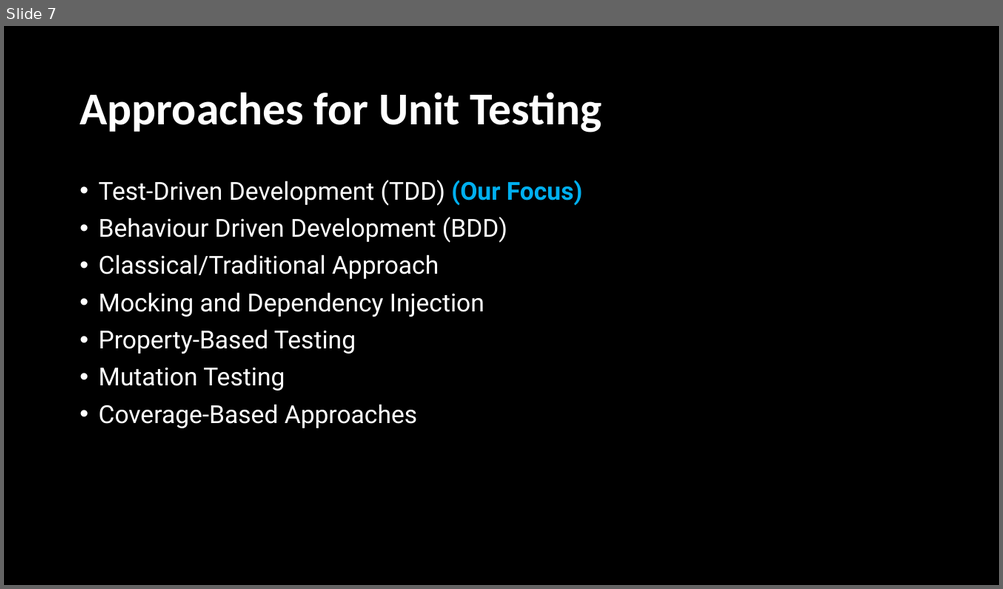
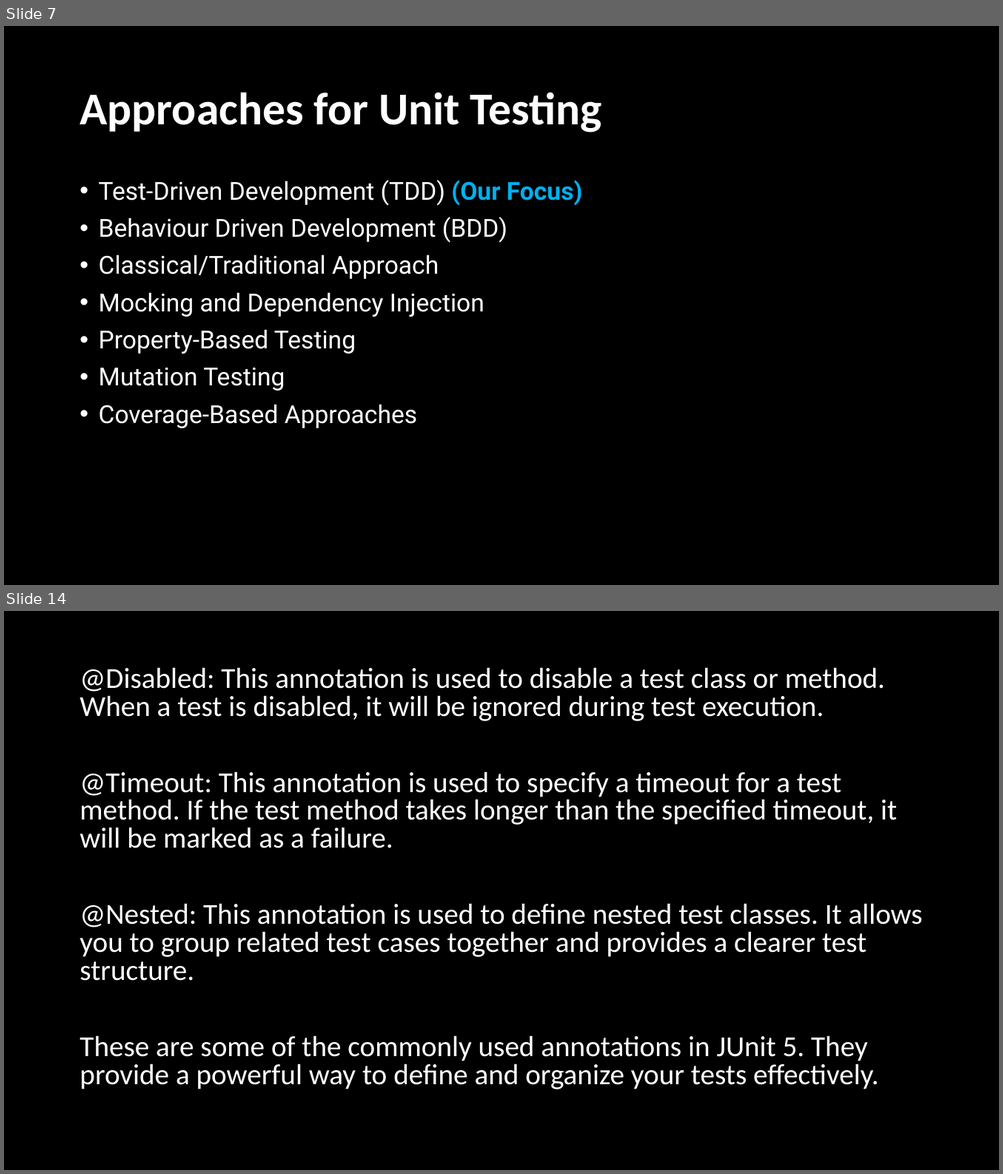
Before and after one commit to cdrHimavanth/Presentations, a slide deck: TDD WITH Junit 5 (23-6-2023)/TDD with Junit 5.pptx. Shown one above the other, each under a label of ours: slide 7 before the commit, slides 7 and 14 after it; the slides between them are not shown. The pictures are 1003x589 and 1003x1174 pixels, drawn with LibreOffice and Linux fonts; fonts in the diff are those of the drawing. Boxes give left, top, right and bottom in pixels: in the first picture for what was removed or moved away, otherwise in the second. Text is boxed around its words. In the diff, an @@ line names an element or a change of style, - is before the commit and + after.

```diff
--- a/TDD WITH Junit 5 (23-6-2023)/TDD with Junit 5.pptx
+++ b/TDD WITH Junit 5 (23-6-2023)/TDD with Junit 5.pptx
@@ slide 14 added at (x1=4, y1=611, x2=999, y2=1170), background #000000 @@
@@ text added at (x1=79, y1=667, x2=922, y2=1090), 28 pt, text #FFFFFF @@
+@Disabled: This annotation is used to disable a test class or method. When a test is disabled, it will be ignored during test execution.
+@Timeout: This annotation is used to specify a timeout for a test method. If the test method takes longer than the specified timeout, it will be marked as a failure.
+@Nested: This annotation is used to define nested test classes. It allows you to group related test cases together and provides a clearer test structure.
+These are some of the commonly used annotations in JUnit 5. They provide a powerful way to define and organize your tests effectively.
```
Also in this commit, not shown: 4 slides changed, 5 other slides added, 15 other files.
